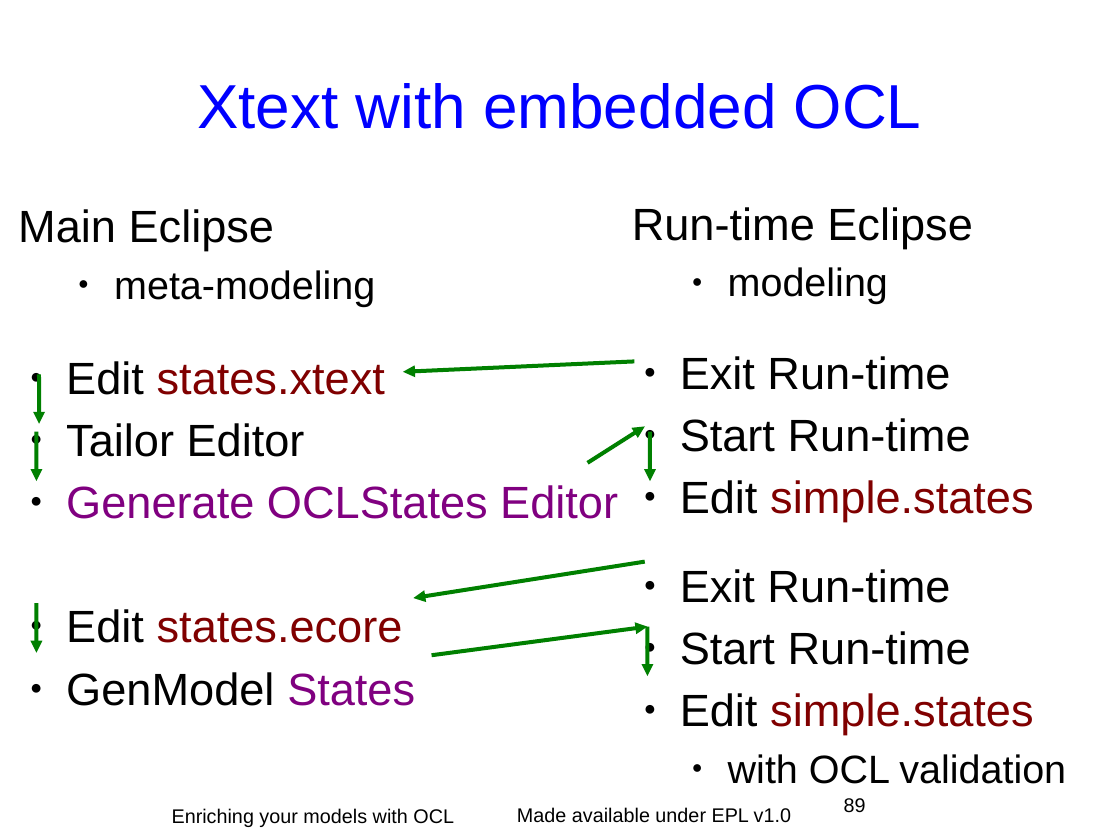
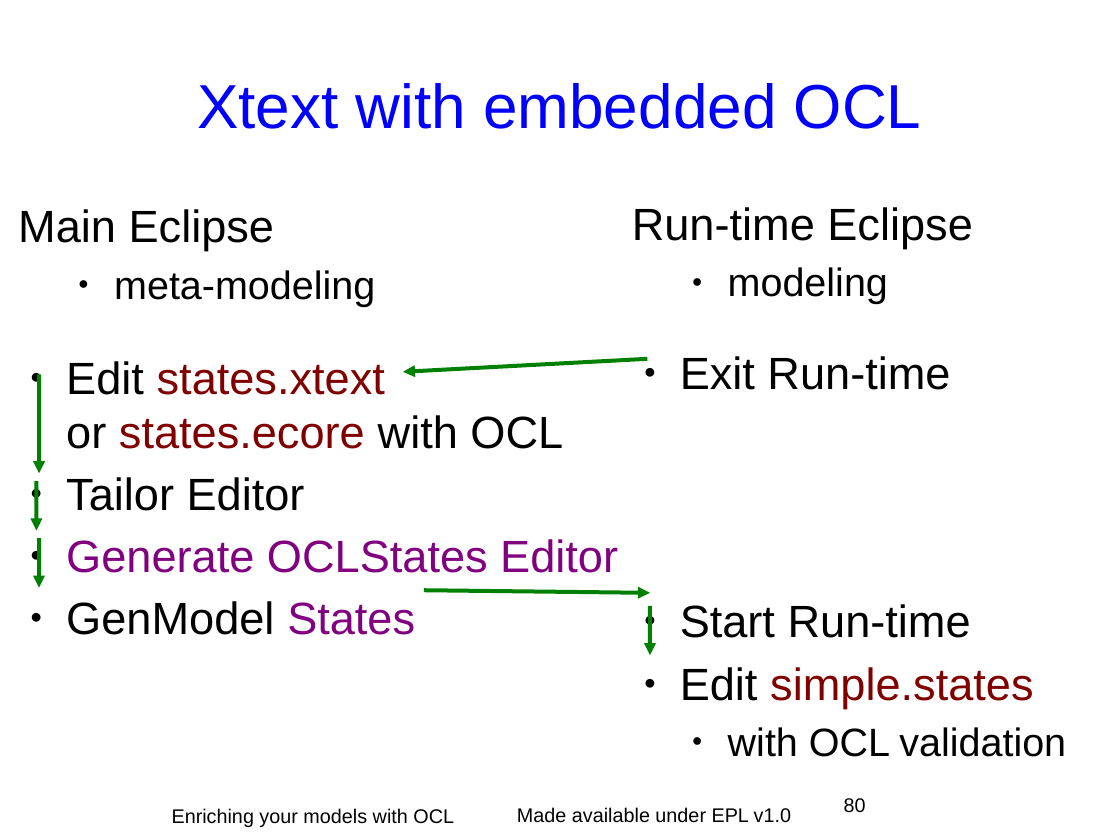
Before and after one commit to eclipse-ocl/ocl-website, a slide deck: slide 80 of ocl/docs/publications/EclipseCon2011Tutorial/EnrichingWithOCL.odp (slide 89 before the commit). Drawn at 1120x840 pixels with LibreOffice and Linux fonts; fonts in the diff are those of the drawing; background and template pictures are left out. Boxes give left, top, right and bottom in pixels: in the first picture for what was removed or moved away, otherwise in the second. Text is boxed around its words. In the diff, an @@ line names an element or a change of style, - is before the commit and + after.

```diff
--- a/ocl/docs/publications/EclipseCon2011Tutorial/EnrichingWithOCL.odp
+++ b/ocl/docs/publications/EclipseCon2011Tutorial/EnrichingWithOCL.odp
@@ arrow moved from (634, 362) - (403, 372) to (647, 359) - (403, 372) @@
@@ arrow moved from (39, 375) - (39, 424) to (39, 375) - (39, 474) @@
@@ text at box(66, 361, 563, 449): text changed @@
-● Edit states.xtext
+● Edit states.xtext
+  or states.ecore with OCL
@@ arrow removed from (587, 463) to (645, 427) @@
@@ arrow removed from (650, 432) to (650, 481) @@
@@ arrow moved from (37, 432) - (37, 481) to (37, 481) - (37, 531) @@
@@ arrow moved from (37, 604) - (37, 652) to (39, 539) - (39, 587) @@
@@ text at box(680, 569, 1033, 735): paragraphs removed @@
-● Exit Run-time
-● Start Run-time
-● Edit simple.states
@@ arrow moved from (645, 562) - (414, 599) to (424, 590) - (650, 593) @@
@@ text at box(66, 609, 403, 643): paragraph removed @@
-● Edit states.ecore
@@ arrow removed from (432, 656) to (647, 627) @@
@@ arrow moved from (647, 627) - (647, 676) to (650, 606) - (650, 656) @@
@@ page number at box(844, 798, 866, 813): text changed @@
-89
+80
```
Also in this commit, not shown: 47 other slides changed, 36 slides added, 39 slides removed.
